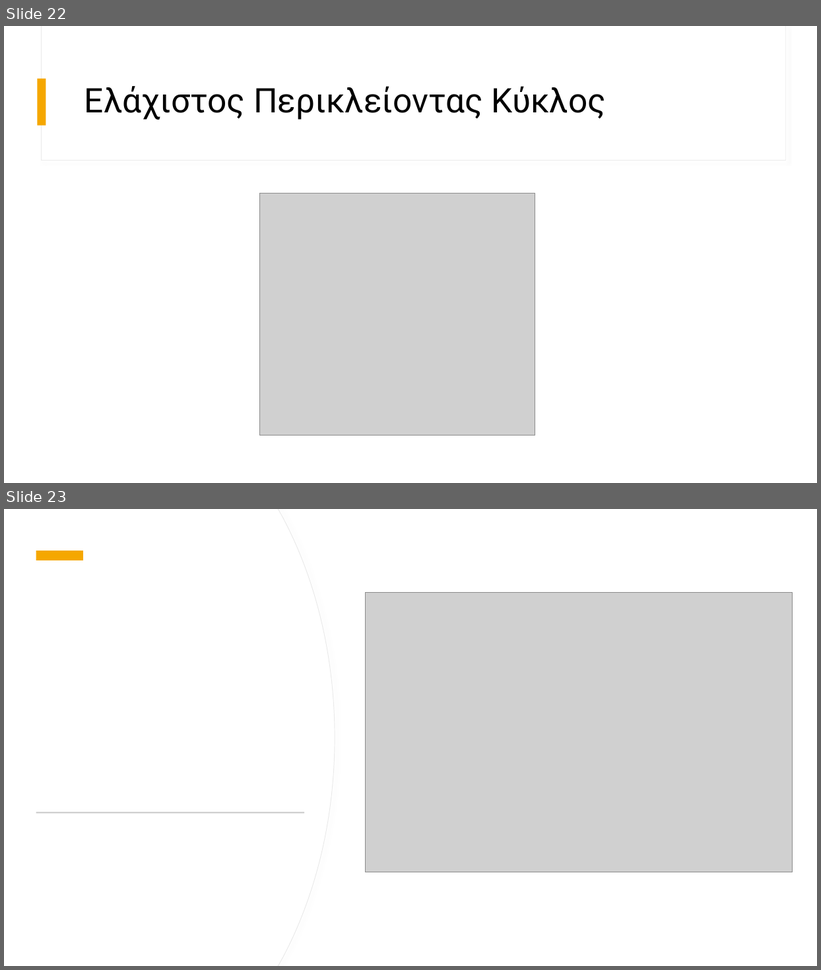
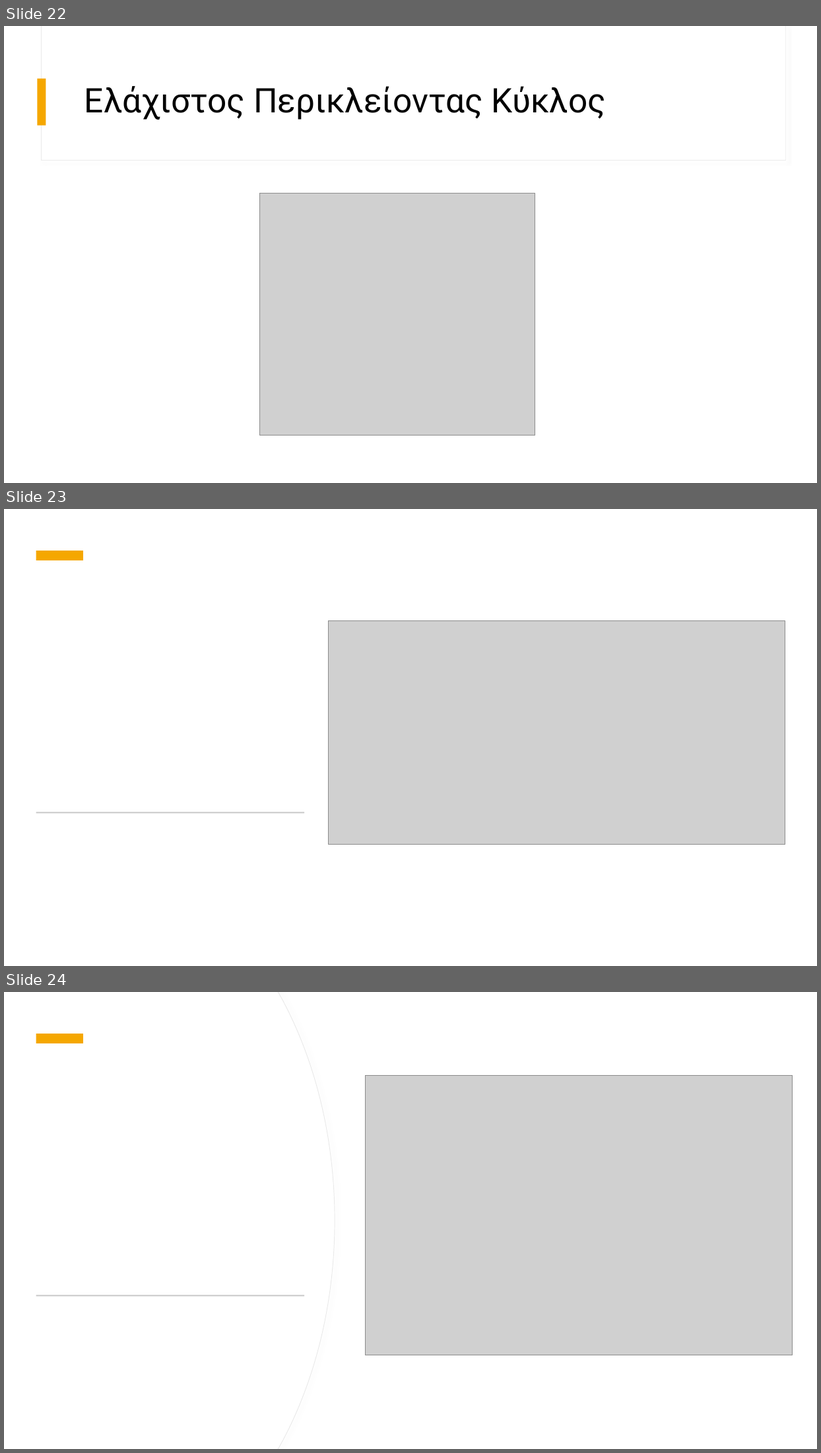
Before and after one commit to johnprif/Thesis, a slide deck: thesisPriftiPP.pptx. Shown one above the other, each under a label of ours: slides 22 and 23 before the commit, slides 22, 23 and 24 after it. The pictures are 821x970 and 821x1453 pixels, drawn with LibreOffice and Linux fonts; fonts in the diff are those of the drawing; grey boxes stand for pictures. Boxes give left, top, right and bottom in pixels: in the first picture for what was removed or moved away, otherwise in the second. Text is boxed around its words. In the diff, an @@ line names an element or a change of style, - is before the commit and + after.

```diff
--- a/thesisPriftiPP.pptx
+++ b/thesisPriftiPP.pptx
@@ slide 23 added at [4, 509, 817, 966], background #FFFFFF; not listed: 2 template elements that a slide beside it also shows @@
@@ rectangle added at [4, 509, 817, 966], fill #FFFFFF @@
@@ rectangle added at [36, 551, 83, 560], fill #F5A700 @@
@@ picture added at [329, 621, 785, 844] @@
@@ rectangle added at [36, 812, 305, 813], fill #C9C9C9 @@
@@ what was slide 23 is now slide 24 @@
```
Also in this commit, not shown: 5 slides changed, 7 other slides added, 6 slides removed.
